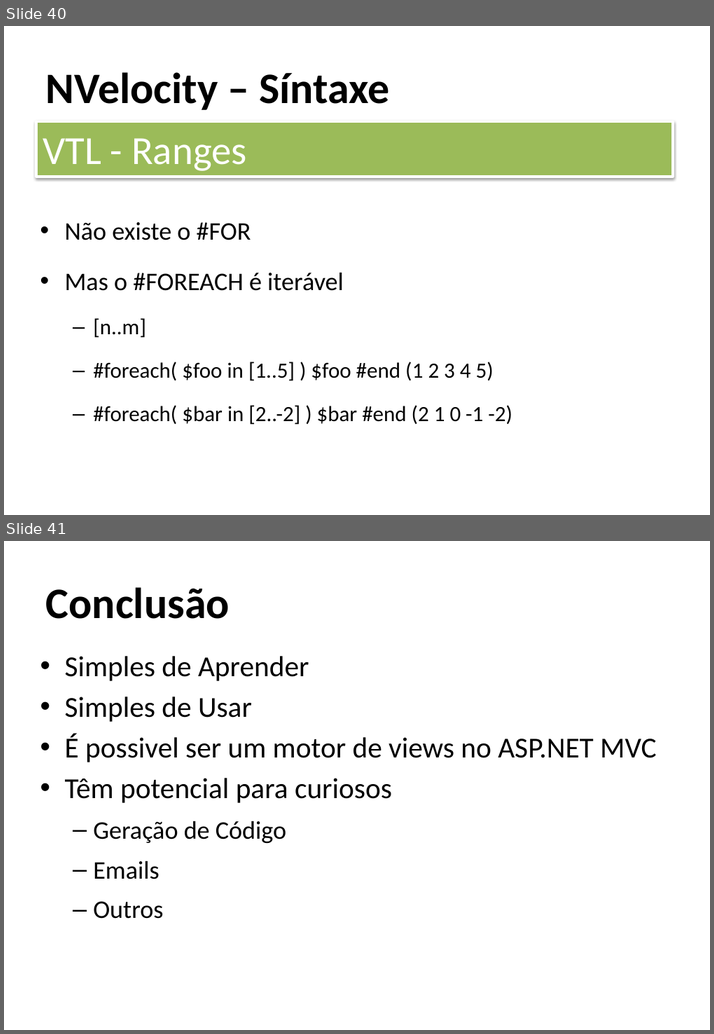
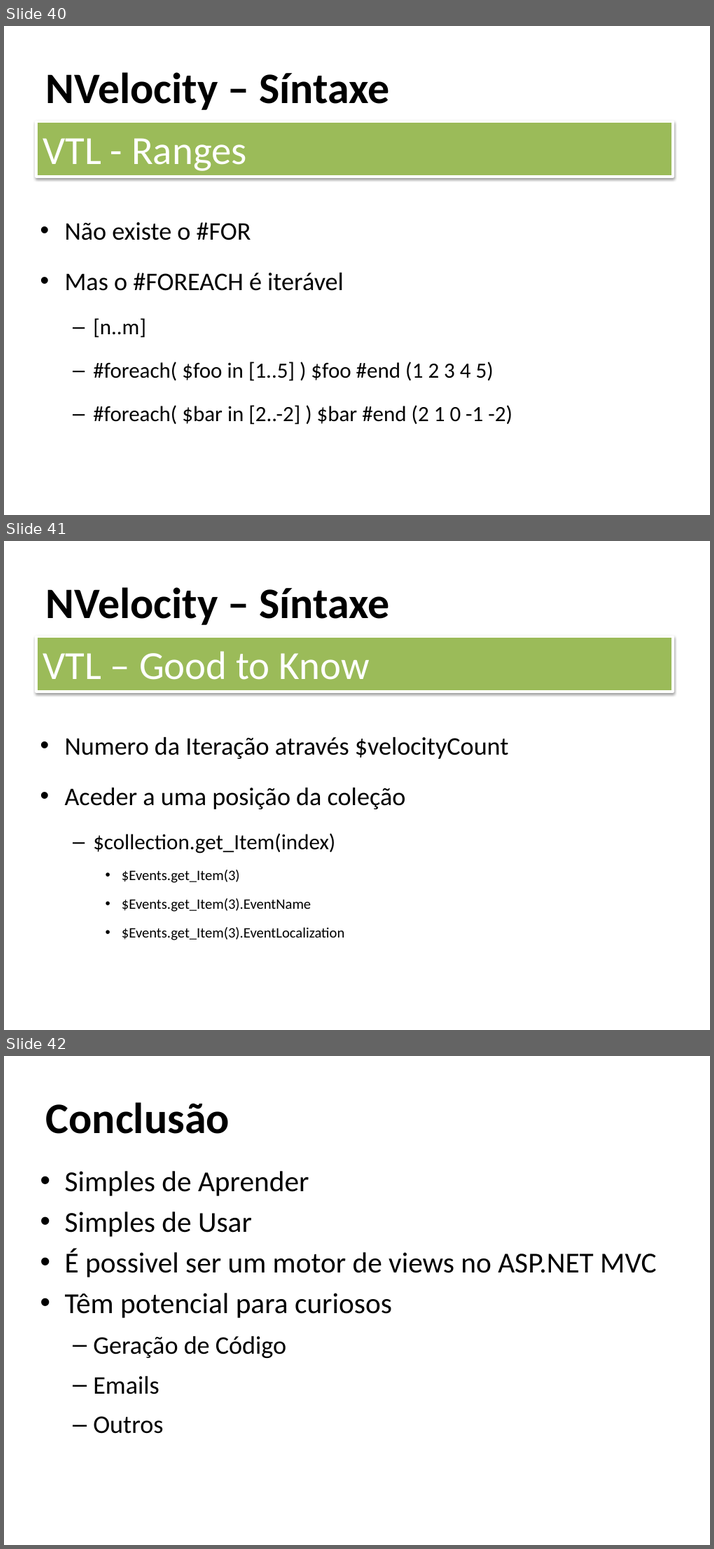
Before and after one commit to masterzdran/netponto-nvelocity, a slide deck: doc/NetPontoNVelocity.pptx. Shown one above the other, each under a label of ours: slides 40 and 41 before the commit, slides 40, 41 and 42 after it. The pictures are 714x1034 and 714x1549 pixels, drawn with LibreOffice and Linux fonts; fonts in the diff are those of the drawing; background and template pictures are left out. Boxes give left, top, right and bottom in pixels: in the first picture for what was removed or moved away, otherwise in the second. Text is boxed around its words. In the diff, an @@ line names an element or a change of style, - is before the commit and + after.

```diff
--- a/doc/NetPontoNVelocity.pptx
+++ b/doc/NetPontoNVelocity.pptx
@@ slide 41 added at (x1=4, y1=541, x2=710, y2=1030), background picture (left out) @@
@@ title added at (x1=46, y1=587, x2=390, y2=625), 48 pt, text #000000, bold @@
+NVelocity – Síntaxe
@@ rectangle added at (x1=36, y1=637, x2=672, y2=691), fill #9BBB59, outline #FFFFFF 3 pt, 44 pt, text #FFFFFF @@
+VTL – Good to Know
@@ text added at (x1=65, y1=737, x2=509, y2=940), 16 pt, text #000000 @@
+• Numero da Iteração através $velocityCount
+• Aceder a uma posição da coleção
+  – $collection.get_Item(index)
+    • $Events.get_Item(3)
+    • $Events.get_Item(3).EventName
+    • $Events.get_Item(3).EventLocalization
@@ what was slide 41 is now slide 42 @@
```
Also in this commit, not shown: 1 slide changed, 6 other files.
